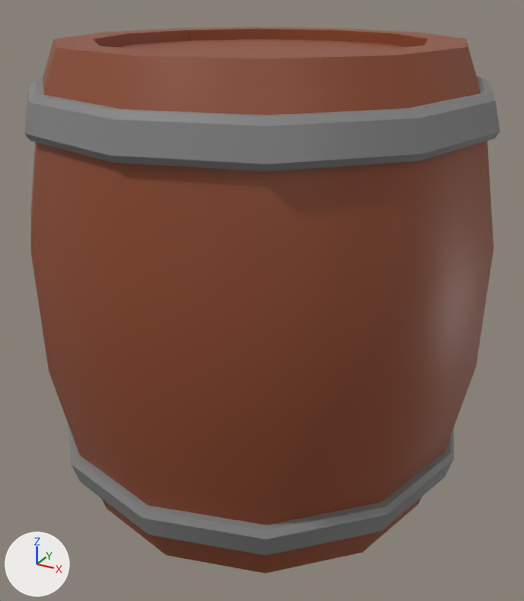
A saved change to the FBX model Assets/Art/3D Assets/SM_Barrel.fbx.
The view is the same before and after, from a 50 mm lens placed at (0.618, -1.12, 0.912), pointed at (0.012, -0.019, 0.362). The lights are fixed; the arrows at lower left show +X, +Y and +Z.

The scene before the commit, as lines of its bpy script (objects in view):
```python
me_cylinder_019 = bpy.data.meshes.new('Cylinder.019')
me_cylinder_019.from_pydata(...)  # 240 vertices, 230 faces; spans x -0.417..0.417, y -0.417..0.417, z 0.001..0.826
# faces by material slot: [110, 120]
me_cylinder_019.materials.append(mat_fence)  # brown #8d492c
me_cylinder_019.materials.append(mat_metal)  # grey #818181
ob_barrel = bpy.data.objects.new('Barrel', me_cylinder_019)
ob_barrel.location = (0.0, 0.0, 0.0)
```
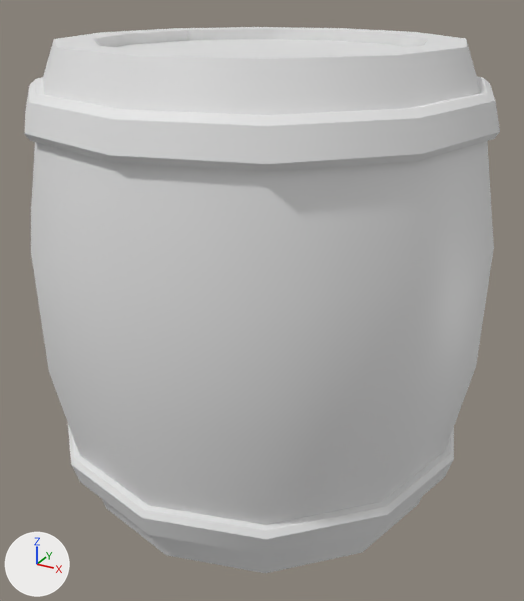
Where the newer file only moved an object's origin or applied its transform, the numbers keep the older frame.

Changed parts and their boxes (x1, y1, x2, y2) in the pictures (524 x 601 px):
part 1 of me_cylinder_019, recoloured (brown to grey)
    both: (31, 27, 494, 573)
part 2 of me_cylinder_019, recoloured
    both: (24, 76, 500, 555)

What changed in the scene script:
```text
Change me_cylinder_019:
    where me_cylinder_019.from_pydata(...)  # 240 vertices, 230 faces; spans x -0.417..0.417, y -0.417..0.417, z 0.001..0.826
    used by ob_barrel; location = (0.0, 0.0, 0.0)
    me_cylinder_019 part 1: all 110 faces that had it switch from mat_fence (brown #8d492c) to no material
    me_cylinder_019 part 2: all 120 faces that had it switch from mat_metal (grey #818181) to no material
```
